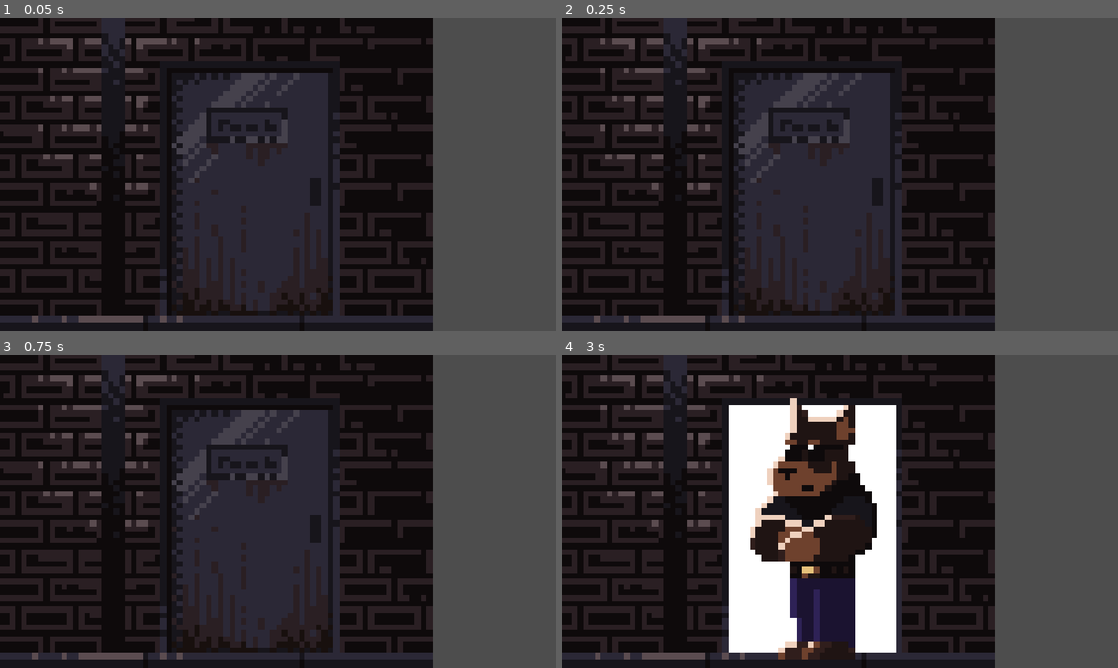
Above: before the commit, frames 1-4 (two rows, left to right).
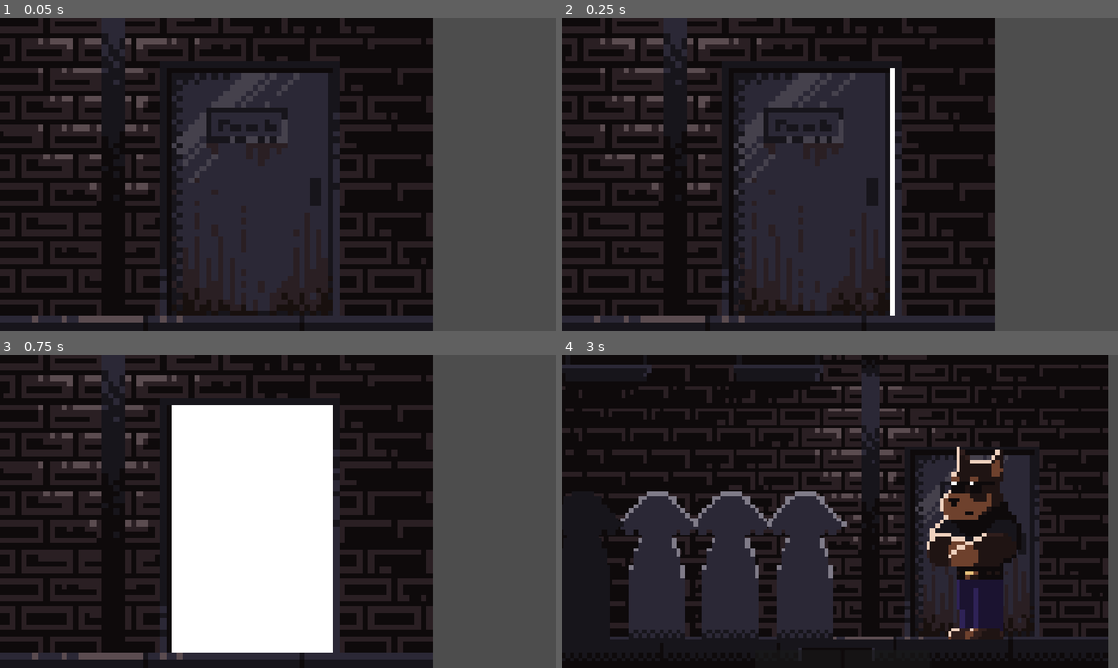
Above: after the commit, the same moments.

Repository: benjamin051000/ruff-night-out
Game: Godot game, scene res://src/core/main.tscn
The game is run twice, just before and just after one commit, with the same random seed, the same clock (stepped at 60 frames per second) and the same inputs.
Inputs (mouse positions are in pixels of both pictures, inside the frame that each line leads up to):
- Up to frame 1 (0.05 s): no input
- Up to frame 2 (0.25 s): no input
- Up to frame 3 (0.75 s): move the mouse to (400, 495) at 0.52 s; click (400, 495) at 0.67 s
- Up to frame 4 (3 s): move the mouse to (728, 527) at 1.27 s; click (728, 527) at 1.42 s; move the mouse to (895, 442) at 2.02 s; click (895, 442) at 2.17 s; move the mouse to (812, 574) at 2.77 s; click (812, 574) at 2.92 s

Frame 1 is identical in both runs. In frame 2, 3.2% of the frame differs, in the area x 30-60%, y 16-96%; in frame 3, 23%; in frame 4, 61%, in the area x 0-99%, y 0-100%.

Commit message:
guests enter the door now. Removed several unneeded signals
Signed-off-by: Benjamin Wheeler <benjaminwheeler0510@gmail.com>

Diff:
--- a/project.godot
+++ b/project.godot
@@ -30,6 +30,11 @@
 window/stretch/mode="canvas_items"
 window/stretch/aspect="expand"
 
+[editor]
+
+movie_writer/ogv/encoding_speed=1
+movie_writer/movie_file="/home/benjamin/src/ruff-night-out/movie.avi"
+
 [physics]
 
 3d/physics_engine="Jolt Physics"
--- a/src/characters/bouncer.gd
+++ b/src/characters/bouncer.gd
@@ -1,9 +1,5 @@
 extends Node2D
 
-
-# Called when the node enters the scene tree for the first time.
-func _ready() -> void:
-	pass # Replace with function body.
 
 const PIC_RESPONSE = preload("res://src/minigames/reactioncheck.tscn")
 var pic_response := PIC_RESPONSE.instantiate()
@@ -11,3 +7,16 @@
 func start_pic_response():
 	pic_response.position.y -= 100
 	add_child(pic_response)
+
+func _step_helper(left: bool) -> void:
+	var dx := -200 if left else 200
+	var tween := create_tween()
+	# TRANS_BACK, _QUINT look good
+	tween.tween_property(self, "position:x", position.x + dx, 1).set_trans(Tween.TRANS_QUINT)
+
+
+func step_back() -> void:
+	_step_helper(false)
+
+func step_forward() -> void:
+	_step_helper(true)
--- a/src/characters/guest.gd
+++ b/src/characters/guest.gd
@@ -32,6 +32,16 @@
 		position.y = rest_point_bottom.y - sprite_height/2.0 * scale.y
 		position.x = lerp(position.x, rest_point_bottom.x, 2*delta)
 
+func enter_door() -> void:
+	in_queue = false
+	const door_x := 1600  # eyeballed
+	var tween := create_tween()
+	tween.tween_property(self, "position:x", door_x, 0.5)
+	tween.tween_callback(func(): z_index = -9)
+	tween.tween_property(self, "modulate:a", 0, 0.5)
+	tween.parallel().tween_property(self, "scale", scale/1.2, 0.5)
+	tween.tween_callback(queue_free)
+
 
 func _ready() -> void:
 	if  randf() >= .3: # 30% chance of guest being fake
--- a/src/core/main.gd
+++ b/src/core/main.gd
@@ -26,15 +26,13 @@
 
 # Called when the node enters the scene tree for the first time.
 func _ready() -> void:
-	door.door_opened.connect(func():
-		bouncer.visible = true
-		await get_tree().create_timer(1).timeout
-		door.close()
-		move_camera(full_camera)
-		spawn_guests()
-	)
+	door.open()
 	await get_tree().create_timer(1).timeout
-	door.open()
+	bouncer.visible = true
+	await get_tree().create_timer(1).timeout
+	door.close()
+	move_camera(full_camera)
+	spawn_guests()
 
 
 func spawn_guests() -> void:
@@ -43,12 +41,18 @@
 		var guest := guest_scn.instantiate()
 		guest.scale = Vector2(10, 10)
 		guests.add_child(guest)
-		Global.new_guest_spawned.emit(guest)
+		queue.add_guest(guest)
 
 
 func _on_accept_button_pressed() -> void:
-	Global.guest_left_queue.emit(true)
+	bouncer.step_back()
+	door.open()
+	await get_tree().create_timer(1).timeout
+	queue.remove_guest(true)
+	await get_tree().create_timer(.5).timeout
+	door.close()
+	bouncer.step_forward()
 
 
 func _on_reject_button_pressed() -> void:
-	Global.guest_left_queue.emit(false)
+	queue.remove_guest(false)
--- a/src/core/queue.gd
+++ b/src/core/queue.gd
@@ -13,13 +13,11 @@
 
 # Called when the node enters the scene tree for the first time.
 func _ready() -> void:
-	Global.new_guest_spawned.connect(_on_new_guest_spawned)
-	Global.guest_left_queue.connect(_on_guest_left_the_queue)
 	queue_spots = get_children()
-	pass
 
 
-func _on_new_guest_spawned(guest: Guest) -> void:
+## Add a guest to the queue line.
+func add_guest(guest: Guest) -> void:
 	queue.append(guest)
 	# If we're out of space, just stick it off-screen.
 	if queue.size() > queue_spots.size():
@@ -33,12 +31,12 @@
 	guest.in_queue = true
 
 
-func _on_guest_left_the_queue(accepted: bool) -> void:
-	# TODO advance everyone else forward in the queue.
-	# Basically just update their rest points.
+## Remove a guest from the queue, either by letting them into the club
+## or kicking them to the curb.
+func remove_guest(accepted: bool) -> void:
 	var guest := get_current_guest()
 	if accepted:
-		guest.rest_point_bottom.x = 1625  # TODO eyeballed
+		guest.enter_door()
 	else:
 		guest.rest_point_bottom.x = 1920*1.5
 	queue.pop_front()
